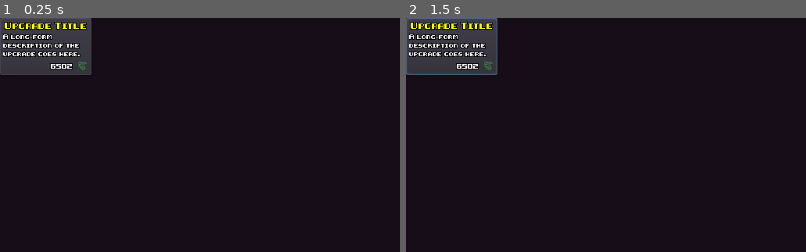
Above: before the commit, frames 1-2 (left to right).
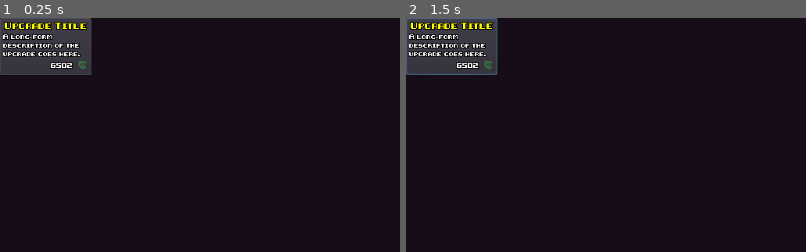
Above: after the commit, the same moments.

Repository: backwardspy/firepower
Game: Godot game, scene res://ui/game/UpgradeButton.tscn
Two runs of this game, one before a commit and one after it. Both use one fixed random seed, a clock stepped at 60 frames per second and the inputs below. This scene is started directly instead of the project's main scene.
Inputs (mouse positions are % of the whole screen's width and height, from its top left):
- Up to frame 1 (0.25 s): no input
- Up to frame 2 (1.5 s): click (6, 6) at 0.5 s; tap Enter at 1.25 s; move the mouse to (72, 45) at 1.27 s; press the mouse at (72, 45) at 1.28 s; hold D (right) from 1.28 s (still down)
The pictures show only the part of the screen within x 0-50%, y 0-50%; the shares and areas given below are measured in that part.

The runs differ from the first frame. In frame 1, 0.2% of the frame differs, in the area x 12-22%, y 18-23%; in frame 2, 0.2%.

Commit message:
prevent player buying ROF upgrades without buying the gun first

Diff:
--- a/player/Player.gd
+++ b/player/Player.gd
@@ -44,7 +44,7 @@
     if slot.get_child_count() != 1:
         push_error(
             "An upgrade asked for slot %s to have its fire rate changed but that slot has the wrong number of children" % [
-                upgrade.weapon_slot
+                upgrade.weapon_path
             ]
         )
         return
--- a/ui/game/UpgradeButton.gd
+++ b/ui/game/UpgradeButton.gd
@@ -3,15 +3,32 @@
 class_name UpgradeButton
 
 var _upgrade: Upgrade
+var _reqs_met: bool
 
-func apply_upgrade(upgrade: Upgrade, wallet_balance: int):
+func _enable():
+    disabled = false
+    $CostBox/Price.modulate = Color.white
+
+func _disable():
+    disabled = true
+    $CostBox/Price.modulate = Color.red
+
+func apply_upgrade(upgrade: Upgrade, wallet_balance: int, reqs_met: bool):
     _upgrade = upgrade
+    _reqs_met = reqs_met
     $Box/Title.text = upgrade.title
     $Box/Description.text = upgrade.description
-    $Box/CostBox/Price.text = str(upgrade.price)
-    check_scrap_adequacy(wallet_balance)
+    $CostBox/Price.text = str(upgrade.price)
+
+    if not reqs_met:
+        _disable()
+    else:
+        check_scrap_adequacy(wallet_balance)
 
 func check_scrap_adequacy(wallet_balance: int):
-    var can_be_bought := wallet_balance >= _upgrade.price
-    disabled = !can_be_bought
-    $Box/CostBox/Price.modulate = Color.white if can_be_bought else Color.red
+    if not _reqs_met:
+        return  # we can't buy this upgrade no matter the wallet balance
+    if wallet_balance >= _upgrade.price:
+        _enable()
+    else:
+        _disable()
--- a/ui/game/UpgradeButton.tscn
+++ b/ui/game/UpgradeButton.tscn
@@ -27,7 +27,7 @@
 margin_left = 4.0
 margin_top = 4.0
 margin_right = -4.0
-margin_bottom = -4.0
+margin_bottom = -23.0
 __meta__ = {
 "_edit_use_anchors_": false
 }
@@ -48,20 +48,28 @@
 text = "A long-form description of the upgrade goes here."
 autowrap = true
 
-[node name="CostBox" type="HBoxContainer" parent="Box"]
-margin_top = 50.0
-margin_right = 109.0
-margin_bottom = 66.0
+[node name="CostBox" type="HBoxContainer" parent="."]
+anchor_left = 0.5
+anchor_top = 1.0
+anchor_right = 0.5
+anchor_bottom = 1.0
+margin_left = -54.5
+margin_top = -20.0
+margin_right = 54.5
+margin_bottom = -4.0
 alignment = 2
+__meta__ = {
+"_edit_use_anchors_": false
+}
 
-[node name="Price" type="Label" parent="Box/CostBox"]
+[node name="Price" type="Label" parent="CostBox"]
 margin_left = 61.0
 margin_top = 4.0
 margin_right = 89.0
 margin_bottom = 12.0
 text = "6502"
 
-[node name="ScrapIcon" type="TextureRect" parent="Box/CostBox"]
+[node name="ScrapIcon" type="TextureRect" parent="CostBox"]
 margin_left = 93.0
 margin_right = 109.0
 margin_bottom = 16.0
--- a/ui/game/UpgradeShop.gd
+++ b/ui/game/UpgradeShop.gd
@@ -10,6 +10,15 @@
 
 const upgrade_button_scene = preload("res://ui/game/UpgradeButton.tscn")
 
+# track which upgrades have been bought to allow for requirements validation
+var _bought_slugs = []
+
+func _requirements_met(upgrade: Upgrade) -> bool:
+    for requirement in upgrade.requirements:
+        if not _bought_slugs.has(requirement):
+            return false
+    return true
+
 func _on_Repeat_pressed():
     emit_signal("wave_repeated")
 
@@ -17,6 +26,7 @@
     if not _wallet.try_remove_scrap(upgrade.price):
         return  # TODO: some sort of notification/sound effect?
 
+    _bought_slugs.append(upgrade.slug)
     _upgrade_man.burn_upgrade(upgrade)
     emit_signal("upgrade_purchased", upgrade)
 
@@ -26,16 +36,21 @@
 
     var upgrades := _upgrade_man.get_next_upgrades(2)
     for upgrade in upgrades:
+        var reqs_met := _requirements_met(upgrade)
+
         var b: UpgradeButton = upgrade_button_scene.instance()
-        b.apply_upgrade(upgrade, _wallet.get_balance())
+        b.apply_upgrade(upgrade, _wallet.get_balance(), reqs_met)
+
         var err := _wallet.connect("scrap_changed", b, "check_scrap_adequacy")
         if err:
             push_error("failed to connect wallet scrap_changed signal: %s" % err)
             return
+
         err = b.connect("pressed", self, "_on_upgrade_chosen", [upgrade])
         if err:
             push_error("failed to connect button pressed signal: %s" % err)
             return
+
         $UpgradeButtons.add_child(b)
 
     visible = true
--- a/upgrades/Upgrade.gd
+++ b/upgrades/Upgrade.gd
@@ -1,13 +1,15 @@
 class_name Upgrade
 
+enum { NEW_WEAPON, FIRE_RATE_UP }
+var type: int
+
+var slug: String
 var title: String
 var description: String
 var price: int
 
-enum { NEW_WEAPON, FIRE_RATE_UP }
-var type: int
-
 var weapon_path: NodePath
+var requirements = []
 
 # new weapon vars
 var weapon_scene: PackedScene
@@ -20,8 +22,9 @@
         NEW_WEAPON: return "New Weapon"
         FIRE_RATE_UP: return "Fire Rate Up"
 
-func init(i_type: int, i_description: String, i_price: int, i_weapon_path: NodePath) -> Upgrade:
+func init(i_type: int, i_slug: String, i_description: String, i_price: int, i_weapon_path: NodePath) -> Upgrade:
     type = i_type
+    slug = i_slug
     title = _get_title_for_type()
     description = i_description
     price = i_price
@@ -35,3 +38,7 @@
 func set_fire_rate_up_vars(i_time_between_shots: float) -> Upgrade:
     time_between_shots = i_time_between_shots
     return self
+
+func add_requirement(requirement: String) -> Upgrade:
+    requirements.append(requirement)
+    return self
--- a/upgrades/UpgradeManager.gd
+++ b/upgrades/UpgradeManager.gd
@@ -5,6 +5,7 @@
 var _upgrades := [
     Upgrade.new().init(
         Upgrade.NEW_WEAPON,
+        "left-mg",
         "Add a second machine gun to your loadout",
         80,
         "Hub/LightSlots/Left"
@@ -13,6 +14,7 @@
     ),
     Upgrade.new().init(
         Upgrade.FIRE_RATE_UP,
+        "mg-rof",
         "Increase the fire rate of your machine gun",
         30,
         "Hub/LightSlots/Center"
@@ -21,6 +23,7 @@
     ),
     Upgrade.new().init(
         Upgrade.NEW_WEAPON,
+        "right-mg",
         "Add a third machine gun to your loadout",
         80,
         "Hub/LightSlots/Right"
@@ -29,22 +32,29 @@
     ),
     Upgrade.new().init(
         Upgrade.FIRE_RATE_UP,
+        "left-mg-rof",
         "Increase the fire rate of your left machine gun",
         50,
         "Hub/LightSlots/Left"
     ).set_fire_rate_up_vars(
         0.1
+    ).add_requirement(
+        "left-mg"
     ),
     Upgrade.new().init(
         Upgrade.FIRE_RATE_UP,
+        "right-mg-rof",
         "Increase the fire rate of your right machine gun",
         50,
         "Hub/LightSlots/Right"
     ).set_fire_rate_up_vars(
         0.1
+    ).add_requirement(
+        "right-mg"
     ),
     Upgrade.new().init(
         Upgrade.NEW_WEAPON,
+        "left-cannon",
         "Add a high damage cannon to your loadout",
         100,
         "Hub/MediumSlots/Left"
@@ -53,6 +63,7 @@
     ),
     Upgrade.new().init(
         Upgrade.NEW_WEAPON,
+        "right-cannon",
         "Add a second cannon to your loadout",
         100,
         "Hub/MediumSlots/Right"
@@ -61,22 +72,29 @@
     ),
     Upgrade.new().init(
         Upgrade.FIRE_RATE_UP,
+        "left-cannon-rof",
         "Increase the fire rate of your left cannon",
         150,
         "Hub/MediumSlots/Left"
     ).set_fire_rate_up_vars(
         0.5
+    ).add_requirement(
+        "left-cannon"
     ),
     Upgrade.new().init(
         Upgrade.FIRE_RATE_UP,
+        "right-cannon-rof",
         "Increase the fire rate of your right cannon",
         150,
         "Hub/MediumSlots/Right"
     ).set_fire_rate_up_vars(
         0.5
+    ).add_requirement(
+        "right-cannon"
     ),
     Upgrade.new().init(
         Upgrade.NEW_WEAPON,
+        "bladelauncher",
         "Add a sawblade launcher to your loadout",
         200,
         "Hub/HeavySlots/Center"
@@ -85,11 +103,14 @@
     ),
     Upgrade.new().init(
         Upgrade.FIRE_RATE_UP,
+        "bladelauncher-rof",
         "Increase the fire rate of your sawblade launcher",
         250,
         "Hub/HeavySlots/Center"
     ).set_fire_rate_up_vars(
         0.8
+    ).add_requirement(
+        "bladelauncher"
     ),
 ]
 
Not shown: 1 places in states/Menu.tscn that only renumber resources
